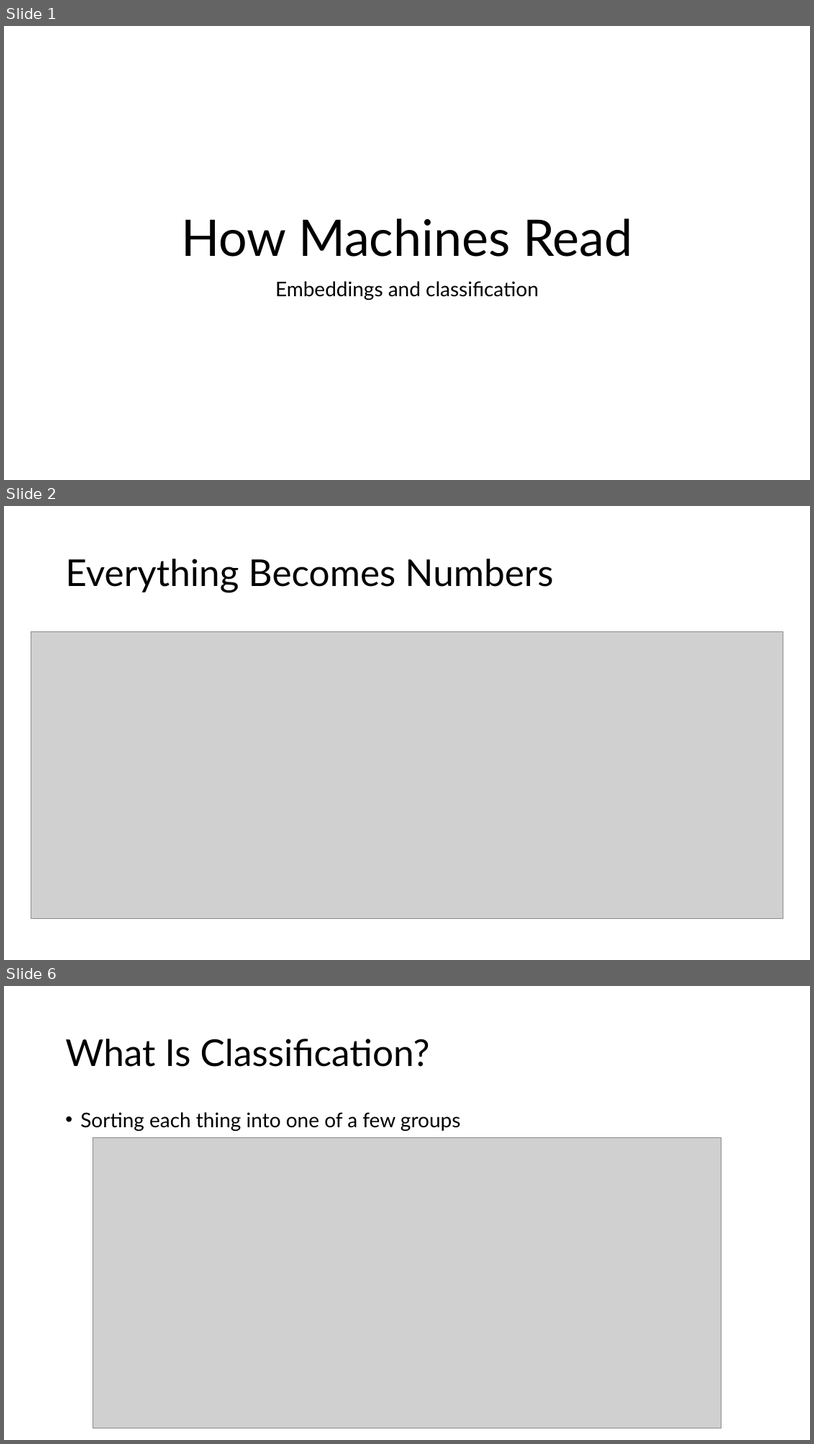
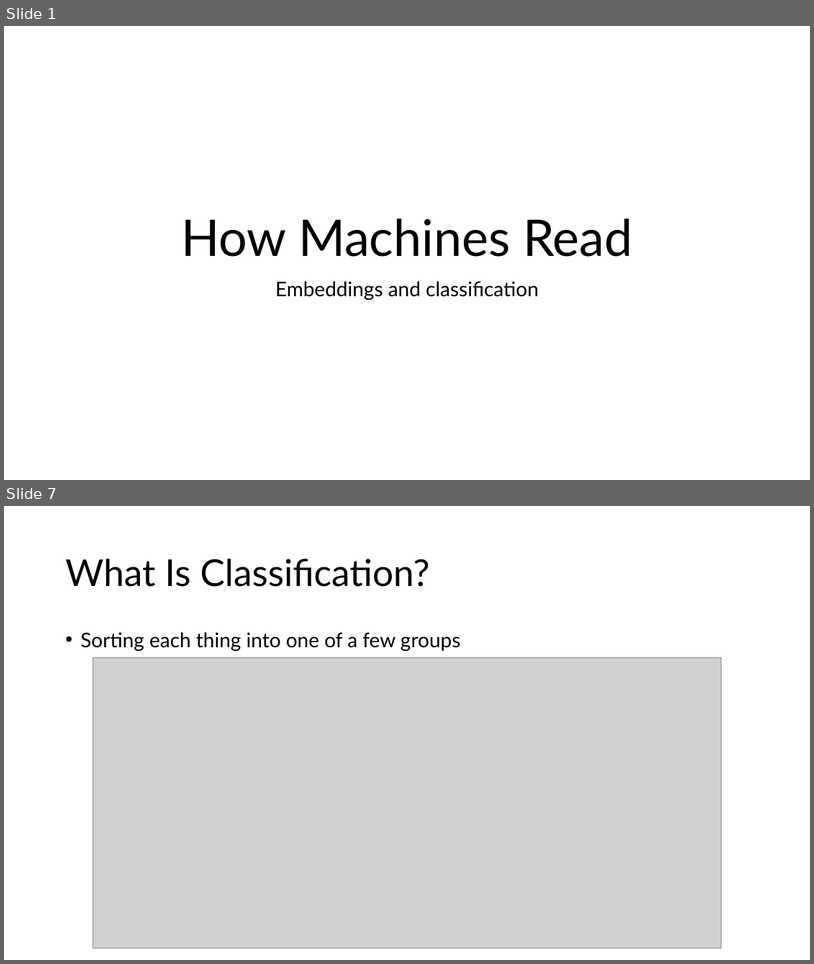
Before and after one commit to IslamTayeb/tzu-vs-taylor, a slide deck: slides/tzu_vs_taylor_lecture.pptx. Shown one above the other, each under a label of ours: slides 1, 2 and 6 before the commit, slides 1 and 7 after it; the slides between them are not shown. The pictures are 814x1444 and 814x964 pixels, drawn with LibreOffice and Linux fonts; fonts in the diff are those of the drawing; grey boxes stand for pictures. Boxes give left, top, right and bottom in pixels: in the first picture for what was removed or moved away, otherwise in the second. Text is boxed around its words. In the diff, an @@ line names an element or a change of style, - is before the commit and + after.

```diff
--- a/slides/tzu_vs_taylor_lecture.pptx
+++ b/slides/tzu_vs_taylor_lecture.pptx
@@ slide 2 removed at [4, 506, 810, 960], background #FFFFFF @@
@@ title removed at [65, 559, 553, 592] @@
-Everything Becomes Numbers
@@ picture removed at [31, 632, 783, 919] @@
@@ what was slide 6 is now slide 7 @@
```
Also in this commit, not shown: 5 slides changed, 5 slides added, 3 other slides removed, 26 other files.
